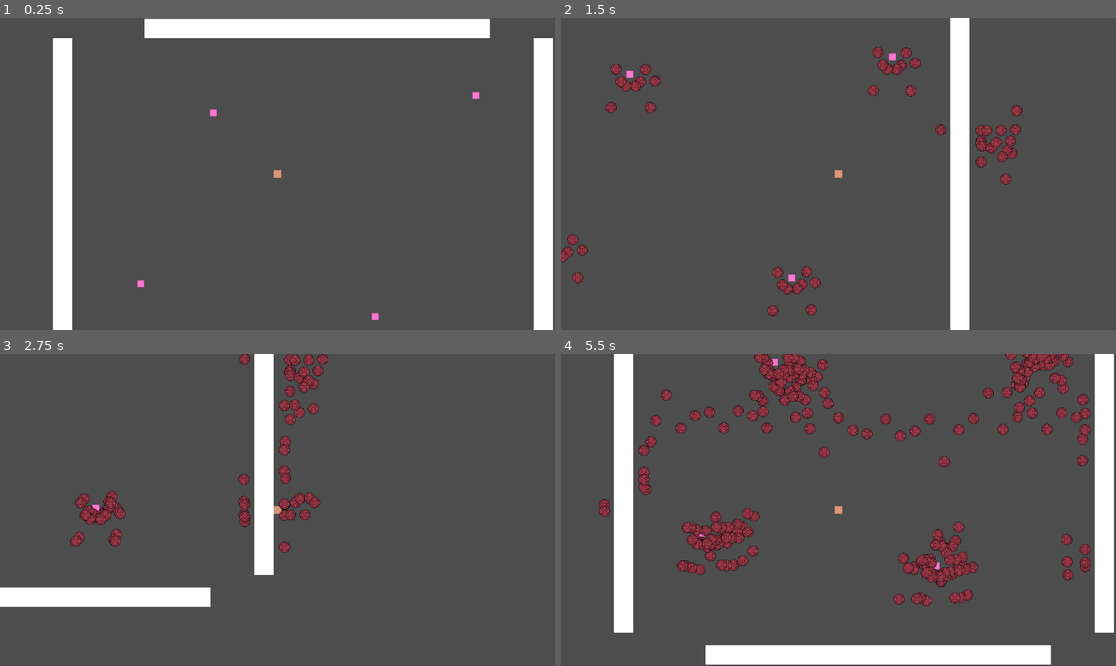
Above: before the commit, frames 1-4 (two rows, left to right).
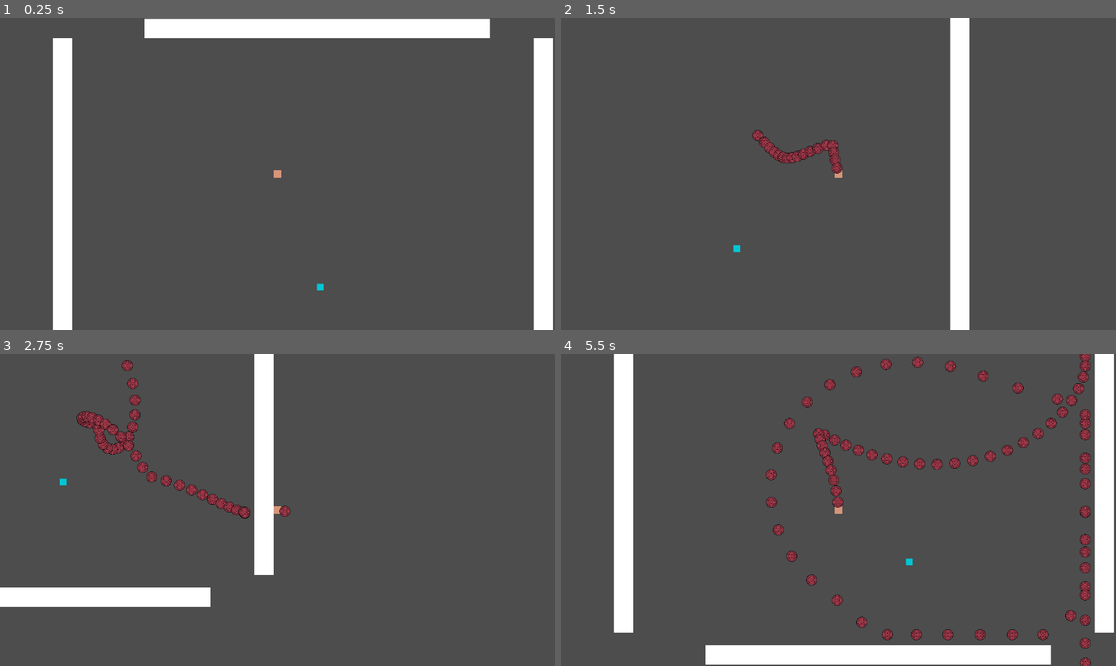
Above: after the commit, the same moments.

Repository: Simon014/PSLR2-Dungeon-Danmaku-Engine
Game: Godot game, scene res://RootScene.tscn
The game is run twice, just before and just after one commit, with the same random seed, the same clock (stepped at 60 frames per second) and the same inputs.
Inputs (mouse positions are in pixels of both pictures, inside the frame that each line leads up to):
- Up to frame 1 (0.25 s): no input
- Up to frame 2 (1.5 s): tap Enter at 0.5 s; move the mouse to (960, 158) at 0.52 s; hold D (right) 0.53-1.28 s; tap 1 (SPAttack1) at 0.6, 1.35 s; move the mouse to (727, 189) at 1.27 s; hold S (down) from 1.28 s (still down)
- Up to frame 3 (2.75 s): move the mouse to (333, 441) at 2.02 s; release S (down) at 2.03 s; hold D (right) from 2.03 s (still down); tap 1 (SPAttack1) at 2.1 s
- Up to frame 4 (5.5 s): move the mouse to (810, 572) at 2.77 s; release D (right) at 2.78 s; hold W (up) 2.78-3.53 s; tap 1 (SPAttack1) every 0.75 s from 2.85 to 5.1 s; move the mouse to (1005, 556) at 3.52 s; hold A (left) 3.53-5.03 s; move the mouse to (672, 463) at 4.27 s; move the mouse to (866, 510) at 5.02 s; hold S (down) from 5.03 s (still down)

The runs differ from the first frame. In frame 1, 0.2% of the frame differs, in the area x 24-87%, y 23-97%; in frame 2, 3.2%; in frame 3, 4.1%; in frame 4, 11%, in the area x 6-96%, y 0-100%.

Commit message:
directional attack iterator and full done

Diff:
--- a/pslr-2-dungeon-danmaku-engine/DDEcore/core_dungeon_engine.gd
+++ b/pslr-2-dungeon-danmaku-engine/DDEcore/core_dungeon_engine.gd
@@ -35,3 +35,20 @@
 		#direction should be set automatically by the entity that called this function.
 
 		pass
+
+	#Direction attack : inputted function outputs the direction of the bullet.
+	func DRAttackFull(executorObject: CharacterBody2D, Position: Vector2, Bullet_Type, start: int, end: int, Function: Callable):
+		for i in range(start, end):
+			var newbullet = Bullet_Type.duplicate()
+			newbullet.direction = Vector2.from_angle(deg_to_rad(Function.call(i)))
+			newbullet.position = Position
+			executorObject.get_parent().add_child(newbullet)
+			pass
+		pass
+
+	func DRattackIterate(executorObject: CharacterBody2D, Position: Vector2, Bullet_Type, input: int, Function: Callable):
+		var newbullet = Bullet_Type.duplicate()
+		newbullet.direction = Vector2.from_angle(deg_to_rad(Function.call(input)))
+		newbullet.position = Position
+		executorObject.get_parent().add_child(newbullet)
+		pass
--- a/pslr-2-dungeon-danmaku-engine/Entities/player/PlayerController.gd
+++ b/pslr-2-dungeon-danmaku-engine/Entities/player/PlayerController.gd
@@ -25,21 +25,21 @@
 	var bullet = load("res://Entities/bullets/split/Bullet.tscn").instantiate()
 	bullet.position = position
 	bullet.TTL = 5
-	bullet.speed = 0
+	bullet.speed = 100
 	bullet.acceleration = 0.1
 	bullet.split = 4
 	bullet.color = Color(1.0, 0.564, 0.312, 1.0)
 	bullet.image = "DebugBullet2.png"
-	bullet.friendly = true
+	bullet.friendly = false
 	var splitter = load("res://Entities/bullets/homing/Bullet.tscn").instantiate()
-	splitter.friendly = true
+	splitter.friendly = false
 	splitter.TTL = 10
 	splitter.damage = 100
 	splitter.color = Color(1.0, 0.564, 0.312, 1.0)
 	splitter.direction = Vector2.DOWN
 	bullet.splitinto = splitter
 	bullet.direction = position.direction_to(get_global_mouse_position())
-	attackhandler.CSAttackIterate(self,position,bullet,AttackCounter - TotalBullets/2,func(x): return 1/pow(x,1/2) * 1/cos(2*x),10)
+	attackhandler.DRattackIterate(self, position, bullet, AttackCounter, func(x): return x * 10)
 	AttackCounter += 1
 	pass
 
@@ -94,7 +94,7 @@
 	if AttackIterating != 0:
 		attack()
 	for i in $DetectionArea.get_overlapping_bodies():
-		if (i.friendly == false):
+		if (i.friendly == true):
 			if (i.name.contains("Bullet")):
 				if position.distance_to(i.position) < 10:
 					i.queue_free()
--- a/pslr-2-dungeon-danmaku-engine/RootScene.tscn
+++ b/pslr-2-dungeon-danmaku-engine/RootScene.tscn
@@ -2,7 +2,7 @@
 
 [ext_resource type="Script" uid="uid://qpp2q3t74mg3" path="res://debug.gd" id="1_03604"]
 [ext_resource type="PackedScene" uid="uid://cgtr8wu6fmp36" path="res://Entities/player/Player.tscn" id="1_vw6t8"]
-[ext_resource type="PackedScene" uid="uid://plarhlsmydmo" path="res://Entities/enemy/enemy.tscn" id="4_p6tge"]
+[ext_resource type="PackedScene" uid="uid://dmcsko740rpui" path="res://Entities/partner/Partner.tscn" id="3_y8vh0"]
 
 [sub_resource type="RectangleShape2D" id="RectangleShape2D_y8vh0"]
 size = Vector2(62, 756)
@@ -67,14 +67,5 @@
 position = Vector2(21, 368)
 shape = SubResource("RectangleShape2D_y8vh0")
 
-[node name="Enemy" parent="." unique_id=76727699 instance=ExtResource("4_p6tge")]
-position = Vector2(285, 482)
-
-[node name="Enemy2" parent="." unique_id=295681734 instance=ExtResource("4_p6tge")]
-position = Vector2(436, 127)
-
-[node name="Enemy3" parent="." unique_id=300880787 instance=ExtResource("4_p6tge")]
-position = Vector2(772, 550)
-
-[node name="Enemy4" parent="." unique_id=83090348 instance=ExtResource("4_p6tge")]
-position = Vector2(981, 91)
+[node name="Partner" parent="." unique_id=617075088 instance=ExtResource("3_y8vh0")]
+position = Vector2(658, 489)
